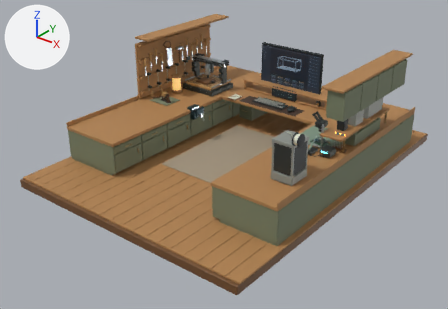
An edit to the glTF model assets/cockpit/command-center-warm.glb, drawn before and after from the same camera.
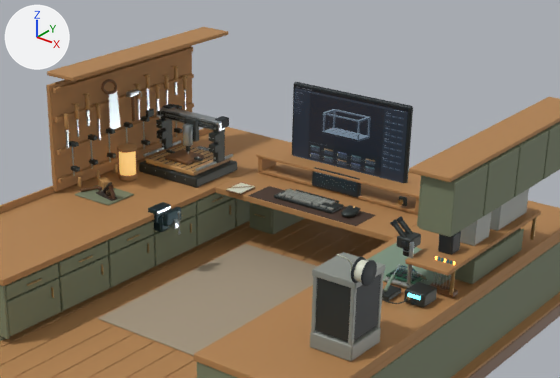
Old and new are each drawn whole from a 50 mm camera at (10.13, -14.45, 8.13) aimed at (-0.01, -1.77, 0.27) and again close up on the part from 25% to 89% of the width and 0% to 63% of the height. The axes (+X, +Y, +Z) are drawn at upper left. The lights are the same throughout. The last two pictures show the newer version. Where no turn or scale is listed for an object, it has been applied to the vertices. Vertices at exactly the same position are counted once.

The older version as bpy lines, for what is in view:
```python
ob_cnc_gantry__brushed_aluminum = bpy.data.objects.new('cnc_gantry__Brushed aluminum', me_cnc_gantry__brushed_aluminum)
ob_cnc_gantry__brushed_aluminum.location = (-2.57, 0.63, 1.74)
ob_cnc_gantry__graphite_powder_coat = bpy.data.objects.new('cnc_gantry__Graphite powder coat', me_cnc_gantry__graphite_powder_coat)
ob_cnc_gantry__graphite_powder_coat.location = (-2.57, 0.64, 1.69)
ob_cnc_gantry__rubber___black_plastic = bpy.data.objects.new('cnc_gantry__Rubber / black plastic', me_cnc_gantry__rubber___black_plastic)
ob_cnc_gantry__rubber___black_plastic.location = (-2.57, 0.73, 2.01)
ob_cnc_motion__brushed_aluminum = bpy.data.objects.new('cnc_motion__Brushed aluminum', me_cnc_motion__brushed_aluminum)
ob_cnc_motion__brushed_aluminum.location = (-2.47, 0.45, 1.69)
ob_room__warm_workshop_natural_oak = bpy.data.objects.new('room__Warm workshop natural oak', me_room__warm_workshop_natural_oak)
ob_room__warm_workshop_natural_oak.location = (0.0, -1.05, 0.7)
ob_wood__brushed_aluminum = bpy.data.objects.new('wood__Brushed aluminum', me_wood__brushed_aluminum)
ob_wood__brushed_aluminum.location = (-2.57, 0.04, 1.68)
ob_wood__graphite_powder_coat = bpy.data.objects.new('wood__Graphite powder coat', me_wood__graphite_powder_coat)
ob_wood__graphite_powder_coat.location = (-2.68, 0.09, 1.55)
ob_wood__honey_oak___directional_grain = bpy.data.objects.new('wood__Honey oak · directional grain', me_wood__honey_oak___directional_grain)
ob_wood__honey_oak___directional_grain.location = (-2.75, 0.05, 1.87)
ob_wood__walnut___console_and_drawer_fronts = bpy.data.objects.new('wood__Walnut · console and drawer fronts', me_wood__walnut___console_and_drawer_fronts)
ob_wood__walnut___console_and_drawer_fronts.location = (-2.87, -0.34, 1.75)
# also in view: 'room__Brushed aluminum' at (-1.4, 0.82, 1.37); 'lab__Warm workshop sage silicone' at (2.49, -0.8, 1.23); 'room__Warm workshop woven flax' at (0.0, -1.23, 0.05); 'lab__Warm workshop olive cabinetry' at (3.4, -0.05, 2.06); 'printer__Rubber / black plastic' at (3.41, -3.16, 1.88)
```
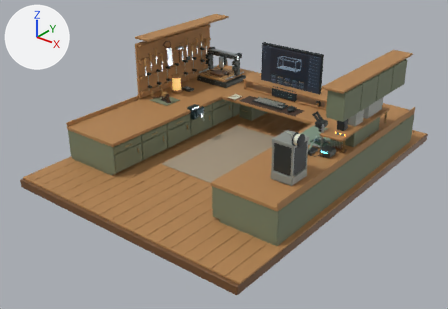
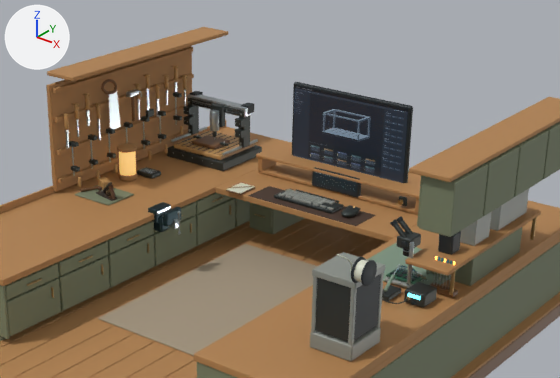
Where the newer file only moved an object's origin or applied its transform, the numbers keep the older frame.

What changed in the scene script:
```text
Change me_wood__brushed_aluminum:
    remove me_wood__brushed_aluminum.from_pydata(...)  # 5004 vertices, 9856 faces; spans x -0.88..0.88, y -1.49..1.49, z -0.76..0.76
    add me_wood__brushed_aluminum.from_pydata(...)  # 5004 vertices, 9856 faces; spans x -0.88..0.88, y -1.49..1.91, z -0.76..0.76
    me_wood__brushed_aluminum part 1: the loose piece of 96 vertices spanning x -0.6..-0.55, y 0.05..1.01, z -0.35..-0.3 is moved by (-0.15, 0.9, 0.0)
    me_wood__brushed_aluminum part 2: the loose piece of 96 vertices spanning x 0.56..0.61, y 0.05..1.01, z -0.35..-0.3 is moved by (-0.15, 0.9, 0.0)
    me_wood__brushed_aluminum part 3: the loose piece of 96 vertices spanning x -0.84..-0.81, y 1.17..1.2, z -0.33..0.22 is moved by (0.0, 0.0, 0.23)
    other edits to the shape of me_wood__brushed_aluminum do not show in these pictures
Change me_wood__graphite_powder_coat:
    remove me_wood__graphite_powder_coat.from_pydata(...)  # 1824 vertices, 3572 faces; spans x -0.75..0.75, y -1.48..1.48, z -0.47..0.47
    add me_wood__graphite_powder_coat.from_pydata(...)  # 1824 vertices, 3572 faces; spans x -0.75..0.6, y -1.48..1.94, z -0.47..0.61
    me_wood__graphite_powder_coat part 4: the loose piece of 96 vertices spanning x -0.53..0.75, y -0.08..1.04, z -0.47..-0.31 is moved by (-0.15, 0.9, 0.0)
    me_wood__graphite_powder_coat part 5: the loose piece of 96 vertices spanning x -0.75..-0.61, y 1.1..1.18, z -0.1..-0.04 is moved by (0.0, 0.0, 0.23)
    me_wood__graphite_powder_coat part 6: the loose piece of 96 vertices spanning x -0.75..-0.61, y 1.1..1.18, z 0.32..0.38 is moved by (0.0, 0.0, 0.23)
    me_wood__graphite_powder_coat part 7: the loose piece of 96 vertices spanning x 0.34..0.5, y 0.35..0.4, z -0.18..-0.14 is moved by (-0.15, 0.9, 0.0)
    me_wood__graphite_powder_coat part 8: the loose piece of 96 vertices spanning x -0.45..-0.1, y 1.23..1.48, z -0.47..-0.4 is moved by (0.0, -1.45, 0.0)
    other edits to the shape of me_wood__graphite_powder_coat do not show in these pictures
Change me_wood__honey_oak___directional_grain:
    remove me_wood__honey_oak___directional_grain.from_pydata(...)  # 3456 vertices, 6836 faces; spans x -0.71..0.71, y -1.5..1.5, z -0.76..0.76
    add me_wood__honey_oak___directional_grain.from_pydata(...)  # 3456 vertices, 6836 faces; spans x -0.71..0.56, y -1.5..1.92, z -0.75..0.75
    me_wood__honey_oak___directional_grain part 9: the loose piece of 96 vertices spanning x -0.35..0.71, y 0.02..1.02, z -0.63..-0.55 is moved by (-0.15, 0.9, 0.0)
    me_wood__honey_oak___directional_grain part 10: the loose piece of 192 vertices spanning x -0.54..-0.49, y 1.16..1.2, z -0.68..-0.52 is moved by (0.0, 0.0, 0.23)
Change me_wood__walnut___console_and_drawer_fronts:
    remove me_wood__walnut___console_and_drawer_fronts.from_pydata(...)  # 288 vertices, 564 faces; spans x -0.56..0.56, y -1.04..1.04, z -0.63..0.63
    add me_wood__walnut___console_and_drawer_fronts.from_pydata(...)  # 288 vertices, 564 faces; spans x -0.56..0.41, y -1.04..1.94, z -0.63..0.63
    me_wood__walnut___console_and_drawer_fronts part 11: the loose piece of 96 vertices spanning x 0.05..0.56, y 0.59..1.04, z -0.42..-0.36 is moved by (-0.15, 0.9, 0.0)
Change ob_cnc_gantry__brushed_aluminum:
    ob_cnc_gantry__brushed_aluminum.location: (-2.57, 0.63, 1.74) -> (-2.72, 1.53, 1.74)
Change ob_cnc_gantry__graphite_powder_coat:
    ob_cnc_gantry__graphite_powder_coat.location: (-2.57, 0.64, 1.69) -> (-2.72, 1.54, 1.69)
Change ob_cnc_gantry__rubber___black_plastic:
    ob_cnc_gantry__rubber___black_plastic.location: (-2.57, 0.73, 2.01) -> (-2.72, 1.62, 2.01)
Change ob_cnc_motion__brushed_aluminum:
    ob_cnc_motion__brushed_aluminum.location: (-2.47, 0.45, 1.69) -> (-2.62, 1.35, 1.69)
Change ob_cnc_motion__graphite_powder_coat:
    ob_cnc_motion__graphite_powder_coat.location: (-2.47, 0.51, 1.76) -> (-2.62, 1.41, 1.76)
Change ob_wood__rubber___black_plastic:
    ob_wood__rubber___black_plastic.location: (-2.56, 0.57, 1.32) -> (-2.71, 1.47, 1.32)
```

Where the change shows, as pixel boxes [x1, y1, x2, y2] in the close-ups (560 x 378 px; the box of a moved part takes in the faces that stretch with it):
'wood__Graphite powder coat', reshaped (15% wider, 6% taller): before [69, 105, 237, 187]; after [69, 92, 262, 179]
'wood__Honey oak · directional grain', reshaped (15% wider): before [64, 65, 230, 190]; after [64, 65, 255, 190]
'cnc_gantry__Graphite powder coat', moved: before [156, 111, 225, 163]; after [183, 98, 250, 148]
'wood__Brushed aluminum', reshaped (15% wider): before [65, 82, 233, 180]; after [65, 82, 258, 176]
'cnc_gantry__Brushed aluminum', moved: before [156, 107, 225, 159]; after [184, 94, 251, 144]
'wood__Walnut · console and drawer fronts', reshaped (21% wider): before [80, 97, 204, 192]; after [80, 97, 230, 192]
'cnc_motion__Graphite powder coat', moved: before [185, 117, 199, 152]; after [211, 103, 225, 137]
'cnc_motion__Brushed aluminum', moved: before [183, 123, 193, 154]; after [210, 109, 219, 139]
'cnc_gantry__Rubber / black plastic', moved: before [163, 104, 229, 128]; after [190, 91, 254, 114]
'wood__Rubber / black plastic', moved: before [149, 145, 213, 171]; after [177, 131, 239, 155]
part 1 of me_wood__brushed_aluminum, moved or reshaped: before [143, 140, 181, 157]; after [171, 127, 207, 142]
part 2 of me_wood__brushed_aluminum, moved or reshaped: before [195, 154, 233, 171]; after [222, 139, 258, 156]
part 3 of me_wood__brushed_aluminum, moved or reshaped: before [175, 121, 177, 137]; after [175, 97, 177, 125]
part 4 of me_wood__graphite_powder_coat, moved or reshaped: before [139, 160, 237, 187]; after [167, 145, 262, 171]
part 5 of me_wood__graphite_powder_coat, moved or reshaped: before [174, 128, 182, 133]; after [173, 115, 182, 121]
part 6 of me_wood__graphite_powder_coat, moved or reshaped: before [176, 105, 182, 110]; after [173, 92, 182, 98]
part 7 of me_wood__graphite_powder_coat, moved or reshaped: before [194, 157, 203, 161]; after [220, 142, 229, 146]
part 8 of me_wood__graphite_powder_coat, moved or reshaped (mostly hidden before): before [198, 146, 209, 151]; after [137, 167, 161, 179]
part 9 of me_wood__honey_oak___directional_grain, moved or reshaped: before [146, 145, 230, 176]; after [174, 131, 255, 160]
part 10 of me_wood__honey_oak___directional_grain, moved or reshaped: before [181, 138, 183, 145]; after [180, 126, 183, 135]
part 11 of me_wood__walnut___console_and_drawer_fronts, moved or reshaped: before [165, 149, 204, 165]; after [192, 135, 230, 149]
